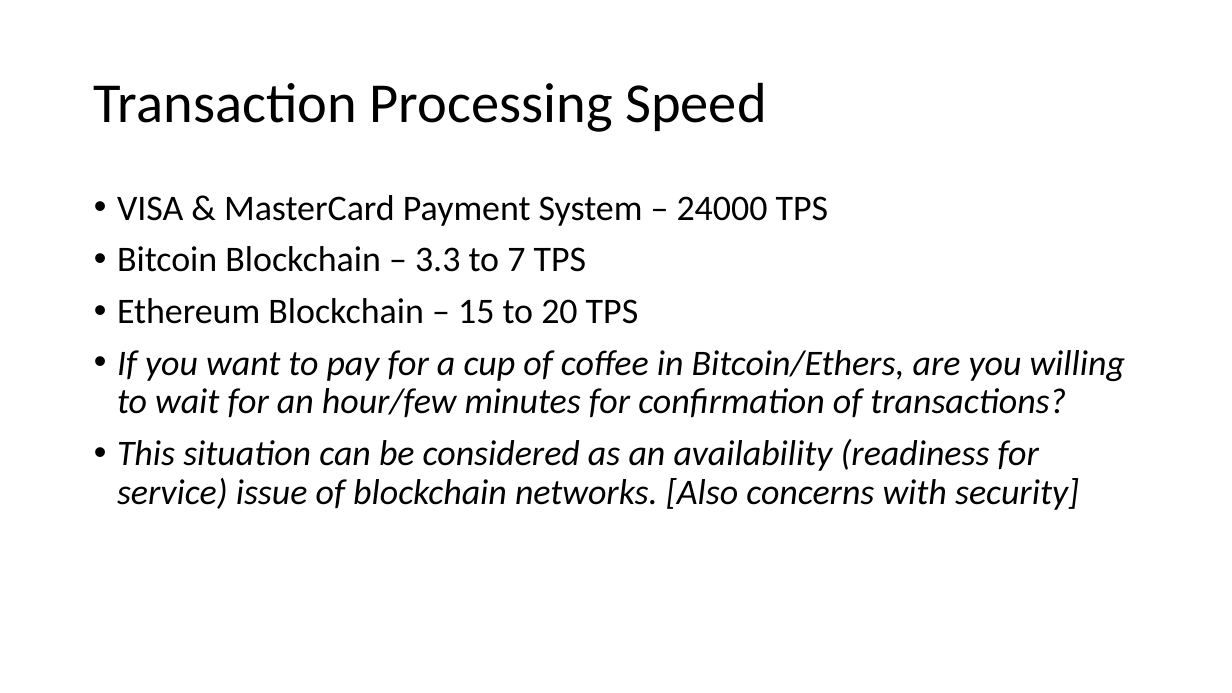
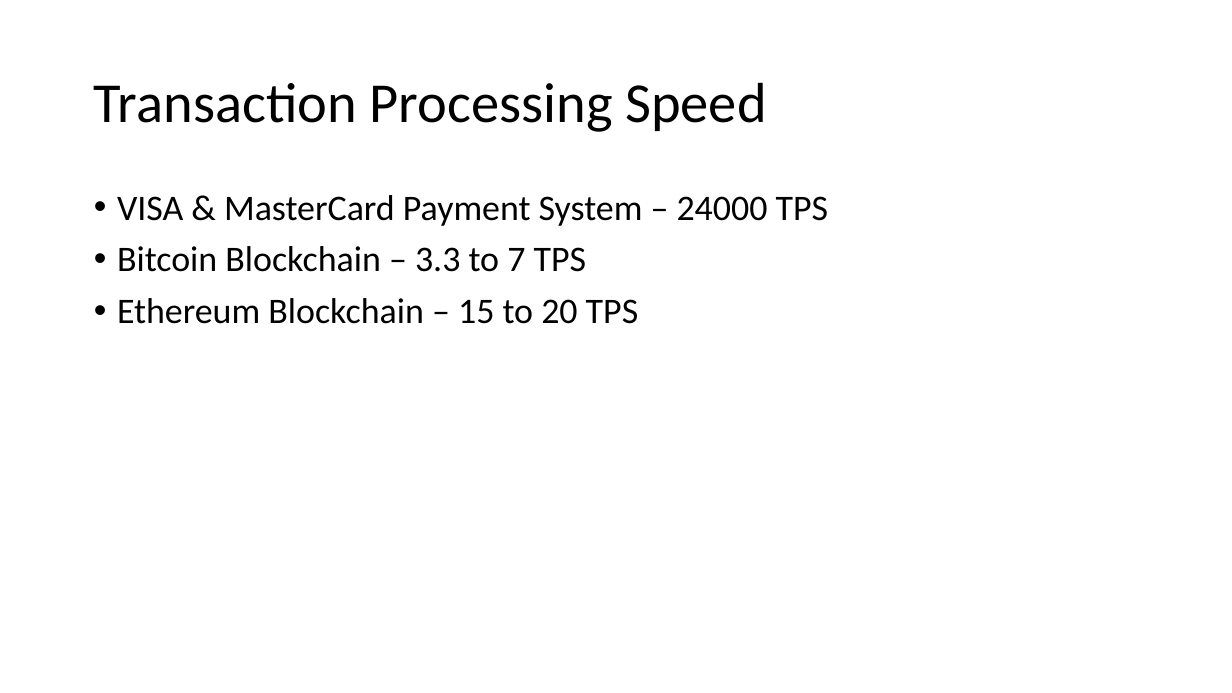
Before and after one commit to Tsajan/2018FallSemPOSTECH, a slide deck: slide 2 of CSED601 Dependable Computing/BlockchainScalabilityProblem.pptx. Drawn at 1232x693 pixels with LibreOffice and Linux fonts; fonts in the diff are those of the drawing. Boxes give left, top, right and bottom in pixels: in the first picture for what was removed or moved away, otherwise in the second. Text is boxed around its words. In the diff, an @@ line names an element or a change of style, - is before the commit and + after.

```diff
--- a/CSED601 Dependable Computing/BlockchainScalabilityProblem.pptx
+++ b/CSED601 Dependable Computing/BlockchainScalabilityProblem.pptx
@@ text at box(117, 350, 1125, 510): paragraphs removed @@
-• If you want to pay for a cup of coffee in Bitcoin/Ethers, are you willing to wait for an hour/few minutes for confirmation of transactions?
-• This situation can be considered as an availability (readiness for service) issue of blockchain networks. [Also concerns with security]
```
Also in this commit, not shown: 2 other slides changed, 13 slides added, 20 other files.
